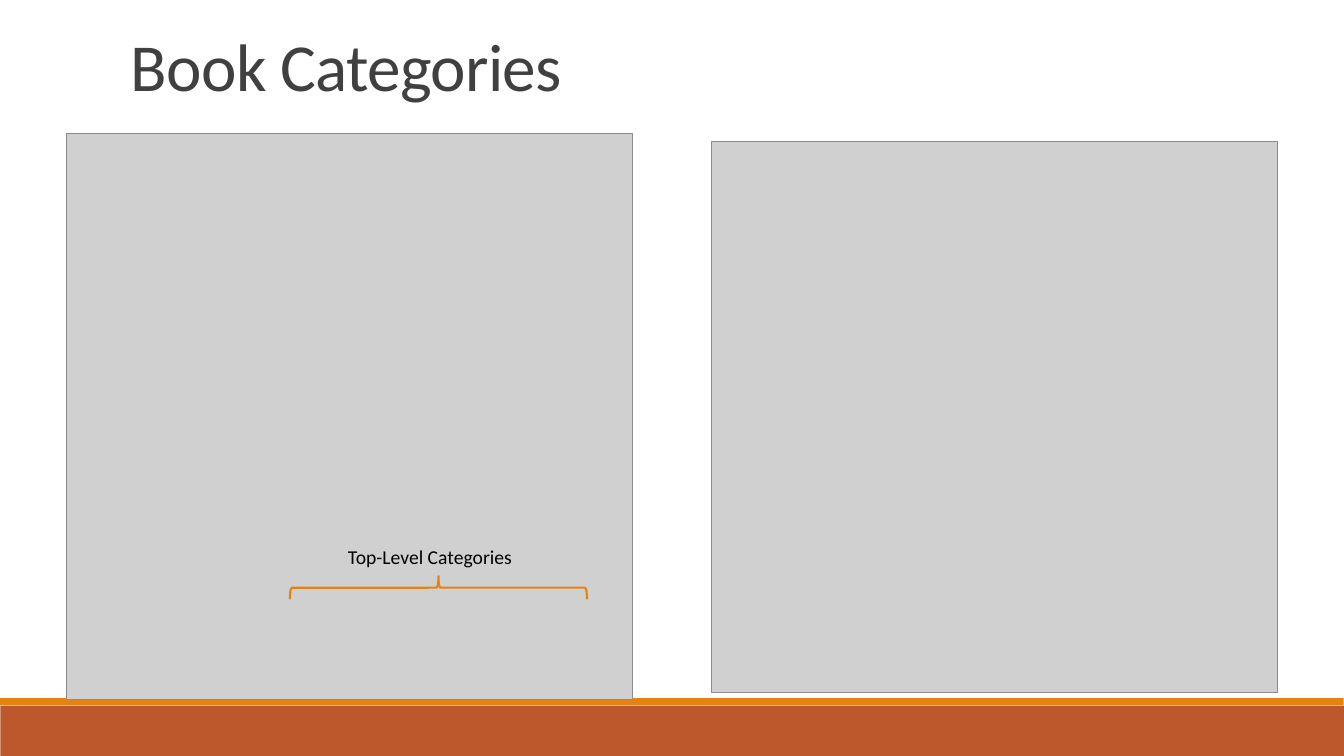
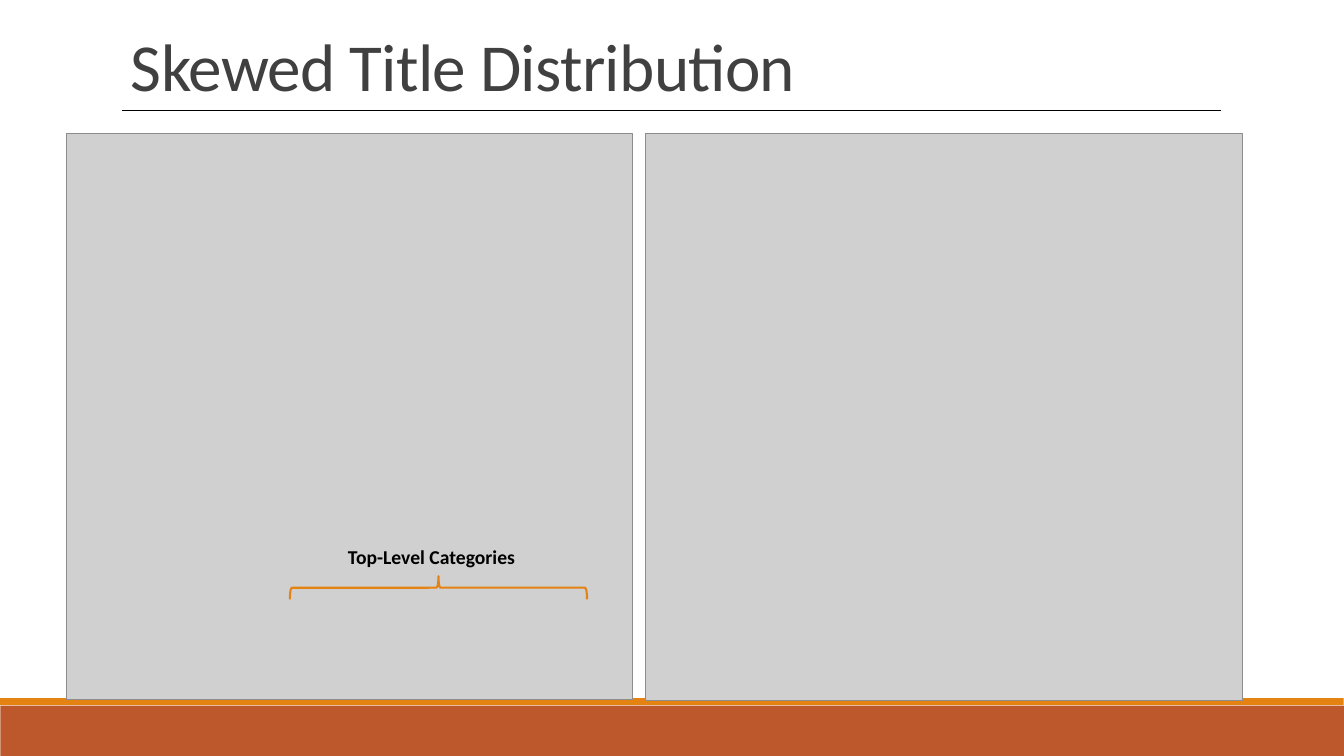
Before and after one commit to jwelch1123/finding_the_tree_in_the_forest, a slide deck: slide 4 of Presentation.pptx (slide 7 before the commit). Drawn at 1344x756 pixels with LibreOffice and Linux fonts; fonts in the diff are those of the drawing; grey boxes stand for pictures. Boxes give left, top, right and bottom in pixels: in the first picture for what was removed or moved away, otherwise in the second. Text is boxed around its words. In the diff, an @@ line names an element or a change of style, - is before the commit and + after.

```diff
--- a/Presentation.pptx
+++ b/Presentation.pptx
@@ text at bbox=[131, 44, 795, 92]: text changed @@
-Book Categories
+Skewed Title Distribution
@@ line added from (123, 110) to (1222, 110), #000000 0.25 pt @@
@@ picture: place and size @@
-picture at bbox=[712, 141, 1277, 693]
+picture at bbox=[645, 134, 1243, 701]
@@ text "Top-Level Categories" at bbox=[348, 550, 514, 568]: bold on @@
```
Also in this commit, not shown: 3 other slides changed, 7 slides added, 5 slides removed, 6 other files.
